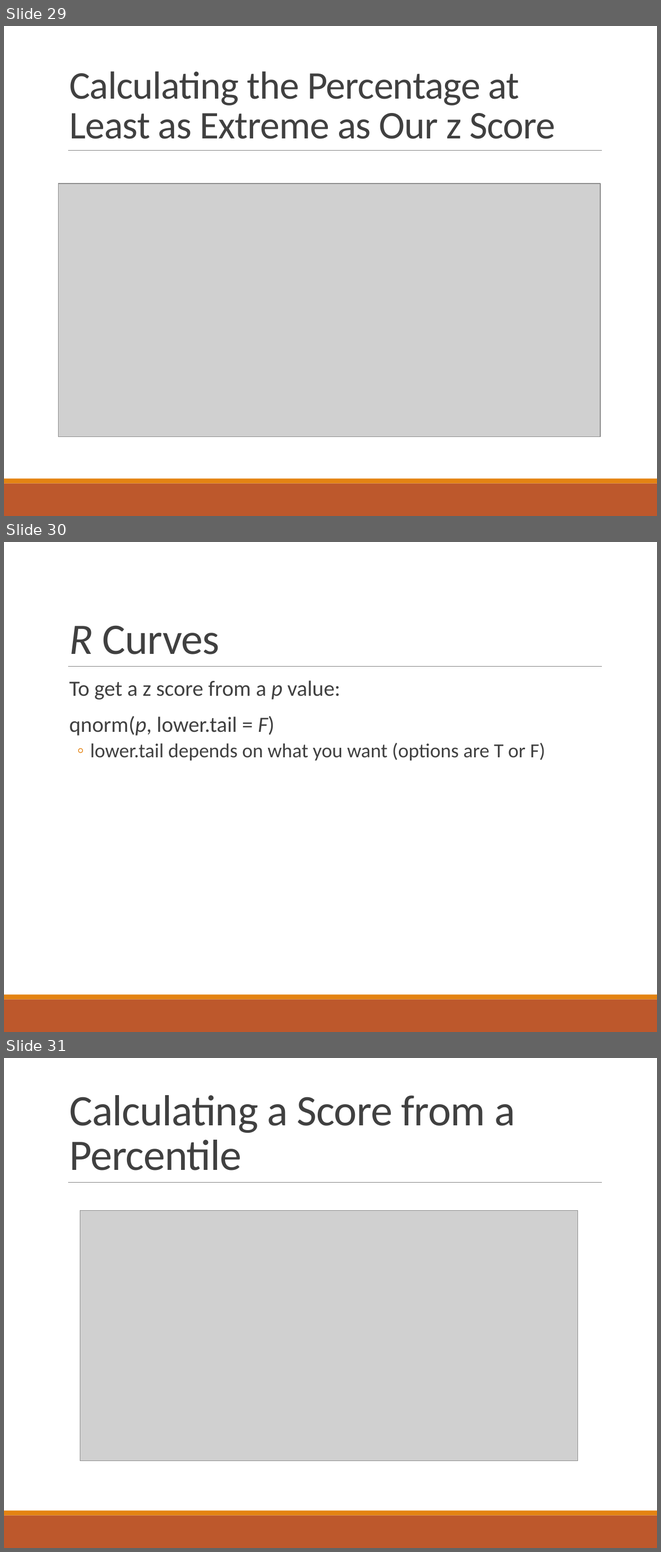
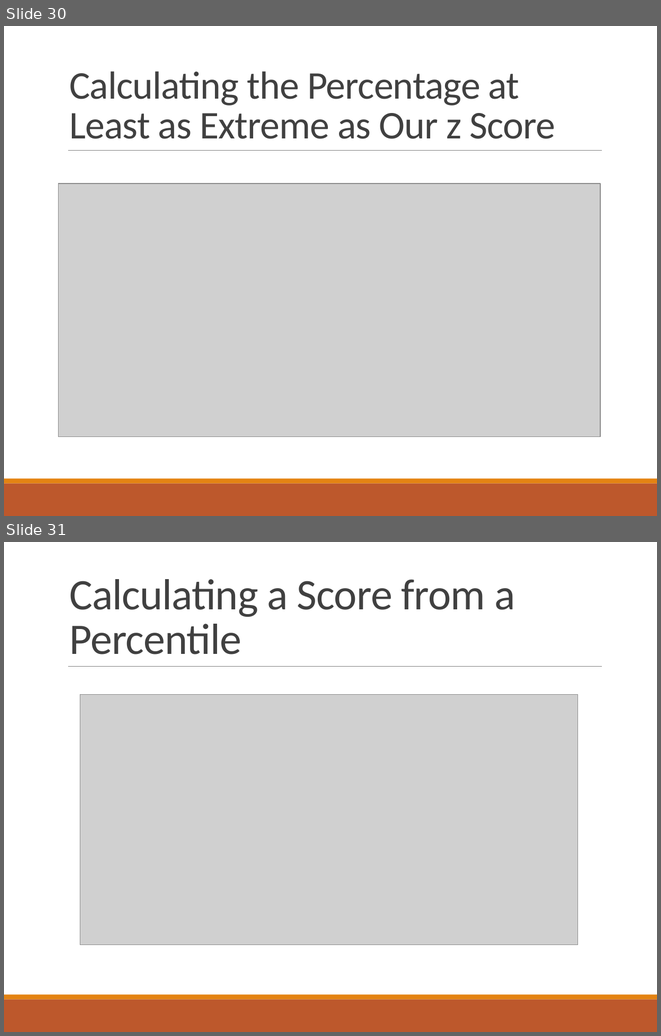
Before and after one commit to doomlab/PSY-200, a slide deck: Fall2018 Lecture Notes/Chapter 6 Lecture.pptx. Shown one above the other, each under a label of ours: slides 29, 30 and 31 before the commit, slides 30 and 31 after it. The pictures are 661x1552 and 661x1036 pixels, drawn with LibreOffice and Linux fonts; fonts in the diff are those of the drawing; grey boxes stand for pictures. Boxes give left, top, right and bottom in pixels: in the first picture for what was removed or moved away, otherwise in the second. Text is boxed around its words. In the diff, an @@ line names an element or a change of style, - is before the commit and + after.

```diff
--- a/Fall2018 Lecture Notes/Chapter 6 Lecture.pptx
+++ b/Fall2018 Lecture Notes/Chapter 6 Lecture.pptx
@@ slide 30 removed at (4, 542, 657, 1032), background #FFFFFF; not listed: 3 template elements that a slide beside it also shows @@
@@ title removed at (69, 625, 219, 654) @@
-R Curves
@@ text removed at (69, 680, 546, 760) @@
-  To get a z score from a p value:
-  qnorm(p, lower.tail = F)
-  ◦ lower.tail depends on what you want (options are T or F)
@@ what was slide 29 is now slide 30 @@
```
Also in this commit, not shown: 2 slides changed, 1 slide added.
